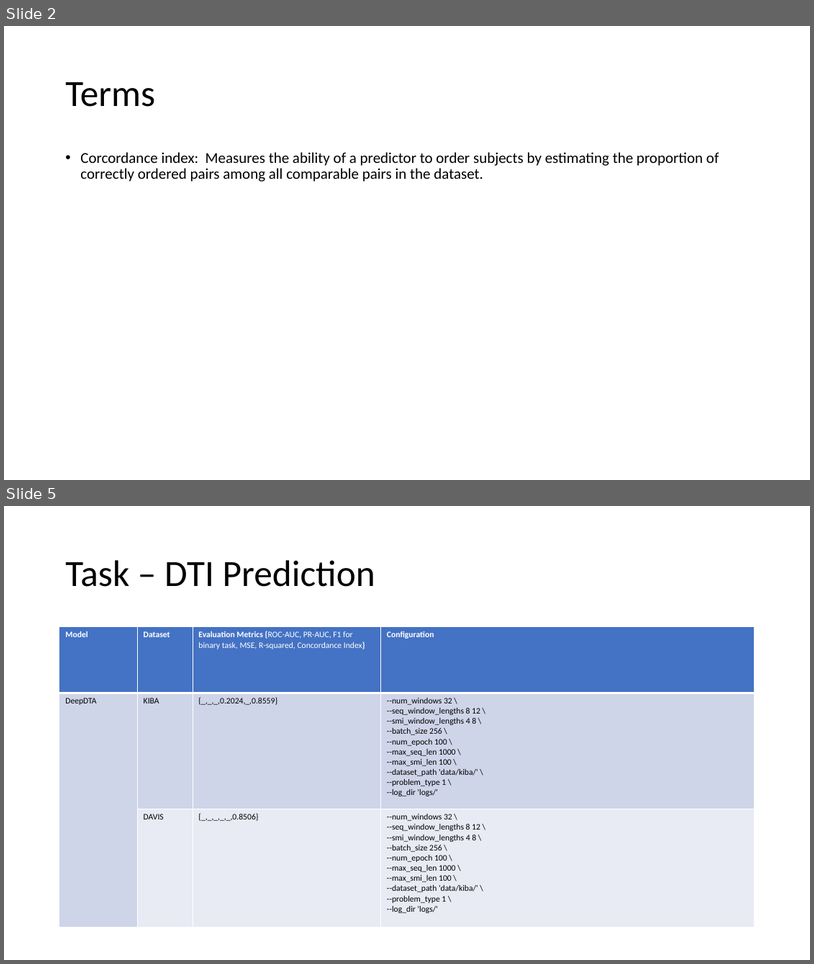
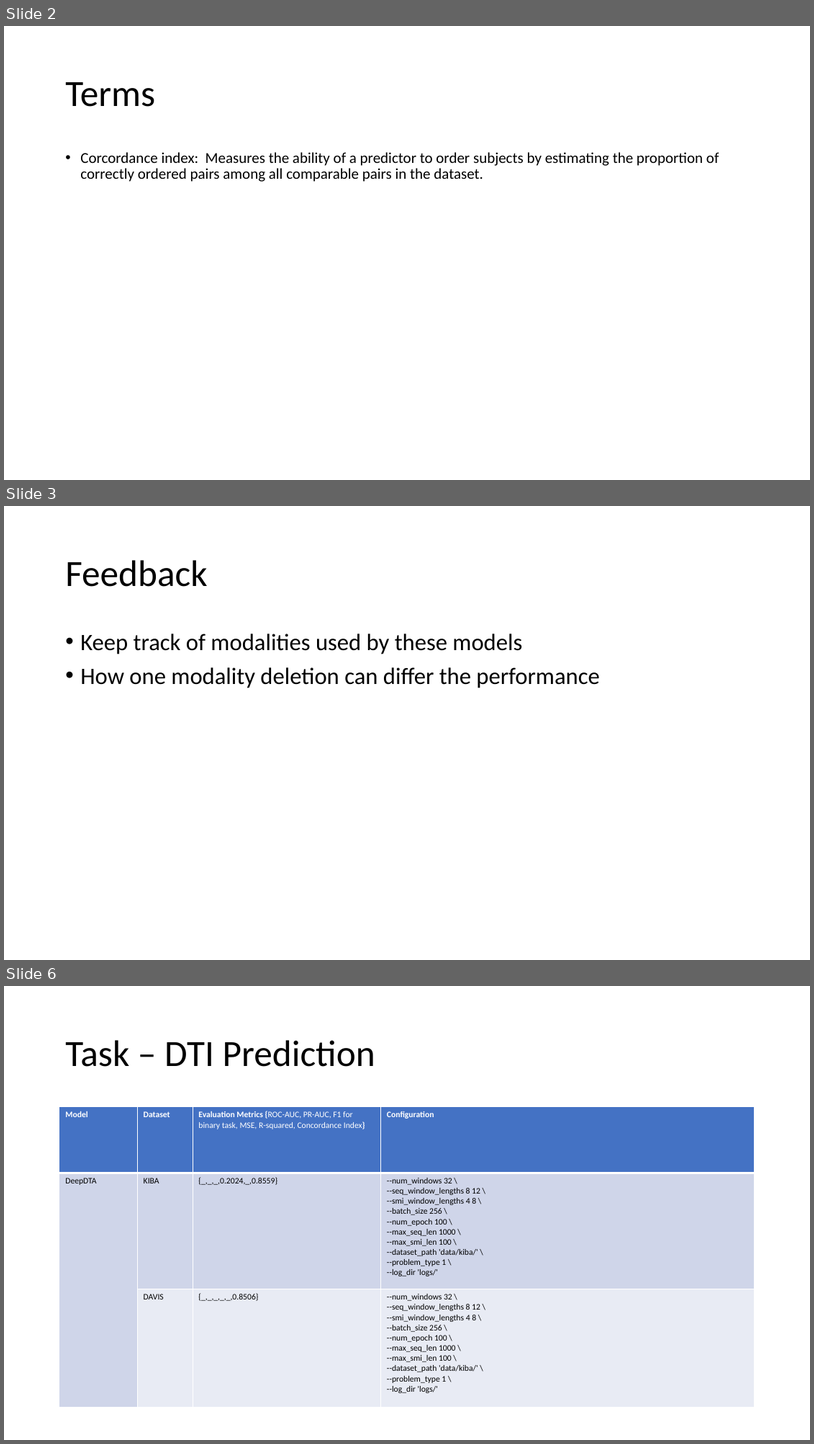
Before and after one commit to debnathk/articles, a slide deck: articles.pptx. Shown one above the other, each under a label of ours: slides 2 and 5 before the commit, slides 2, 3 and 6 after it; the slides between them are not shown. The pictures are 814x964 and 814x1444 pixels, drawn with LibreOffice and Linux fonts; fonts in the diff are those of the drawing. Boxes give left, top, right and bottom in pixels: in the first picture for what was removed or moved away, otherwise in the second. Text is boxed around its words. In the diff, an @@ line names an element or a change of style, - is before the commit and + after.

```diff
--- a/articles.pptx
+++ b/articles.pptx
@@ slide 3 added at <box>4,506,810,960</box>, background #FFFFFF @@
@@ title added at <box>65,560,207,587</box>, 44 pt, text #000000 @@
+Feedback
@@ text added at <box>80,633,599,688</box>, 28 pt, text #000000 @@
+• Keep track of modalities used by these models
+• How one modality deletion can differ the performance
@@ what was slide 5 is now slide 6 @@
```
Also in this commit, not shown: 6 slides changed, 1 other slide added, 16 other files.
